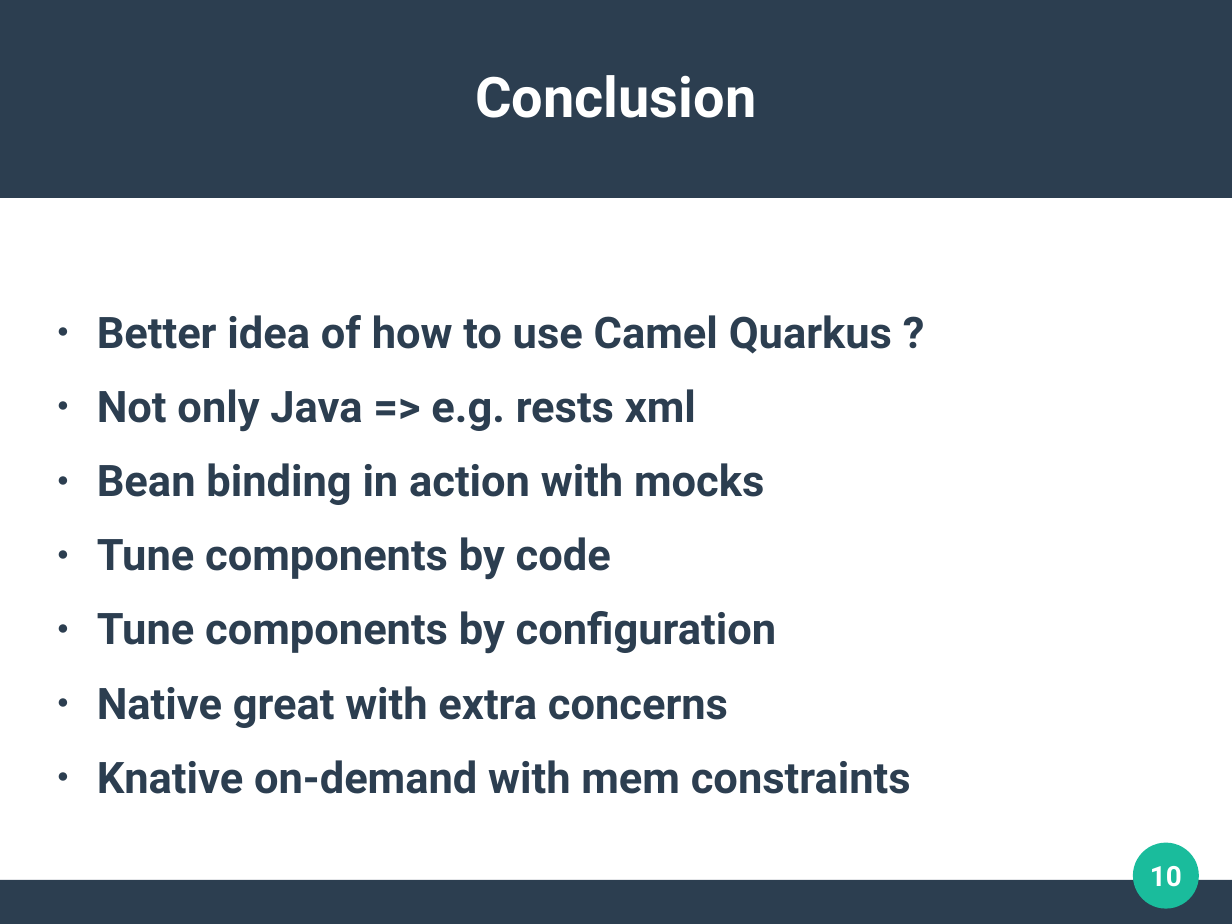
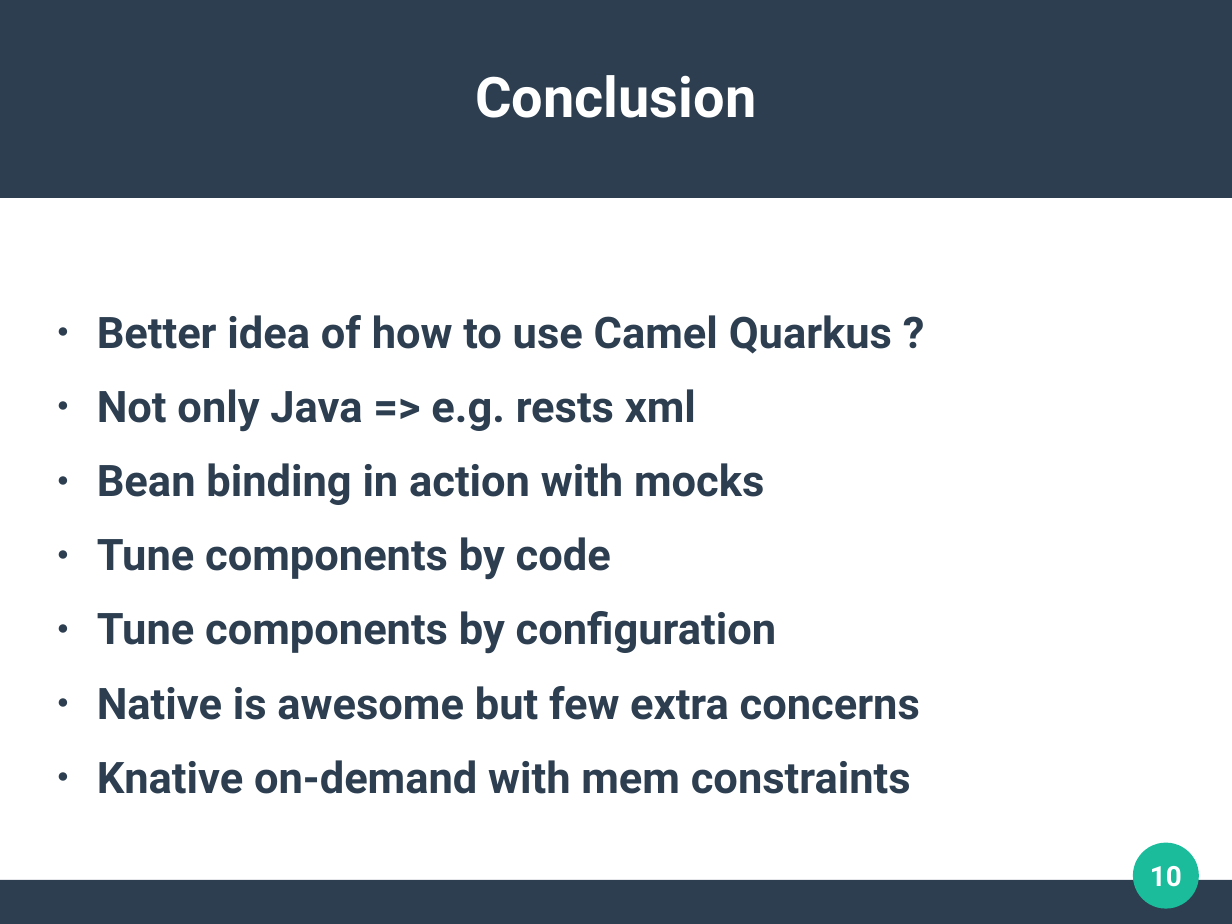
Before and after one commit to aldettinger/integration-in-the-cloud-era-with-camel-quarkus, a slide deck: slide 10 of Getting Further With Camel Quarkus.odp. Drawn at 1232x924 pixels with LibreOffice and Linux fonts; fonts in the diff are those of the drawing. Boxes give left, top, right and bottom in pixels: in the first picture for what was removed or moved away, otherwise in the second. Text is boxed around its words. In the diff, an @@ line names an element or a change of style, - is before the commit and + after.

```diff
--- a/Getting Further With Camel Quarkus.odp
+++ b/Getting Further With Camel Quarkus.odp
@@ text at (x1=97, y1=686, x2=920, y2=720): text changed @@
-● Native great with extra concerns
+● Native is awesome but few extra concerns
```
Also in this commit, not shown: 2 other slides changed, 1 other file.
